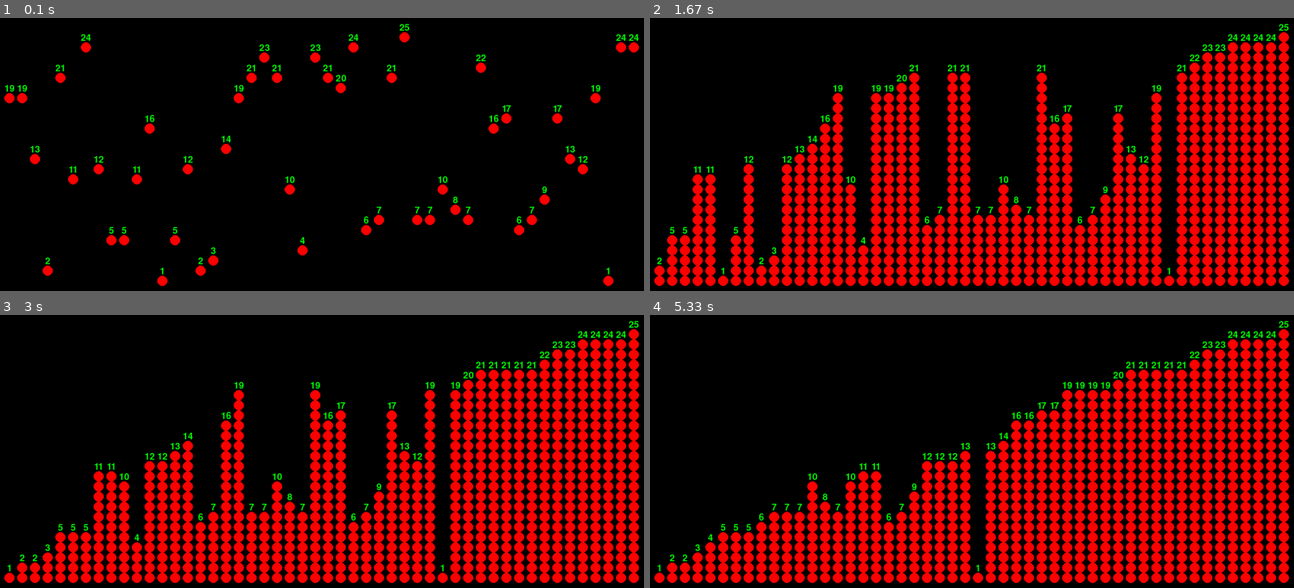
Above: before the commit, frames 1-4 (two rows, left to right).
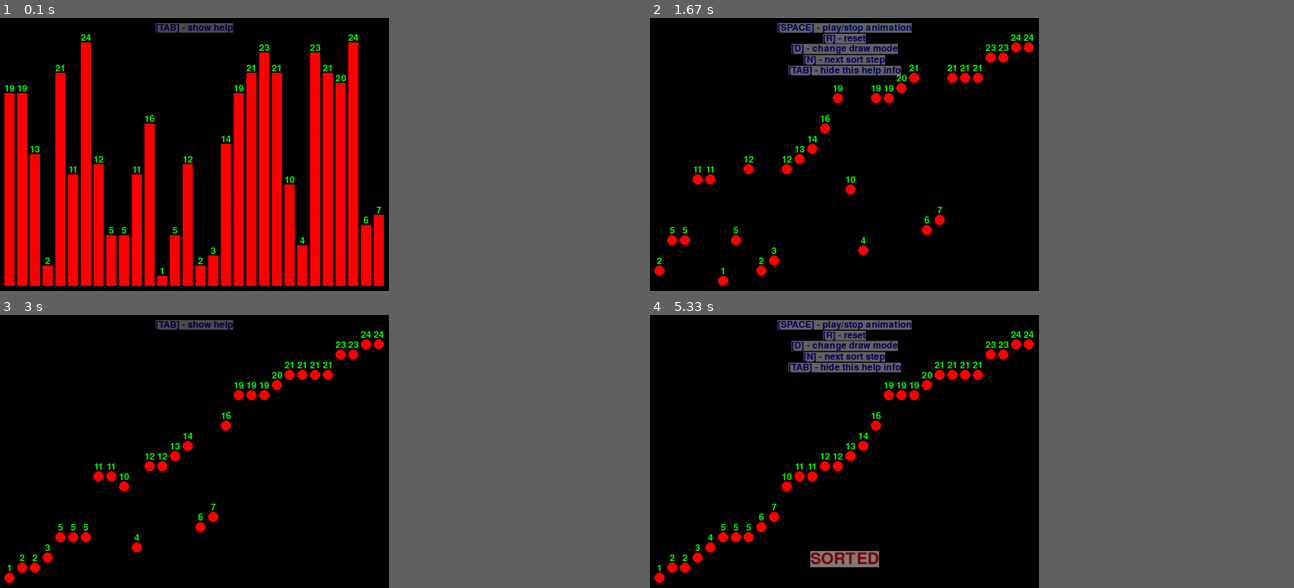
Above: after the commit, the same moments.

Repository: GitVladlen/pygamesortview
Game: pygame game, started from main.py
Two runs of this game, one before a commit and one after it. Both use one fixed random seed, a clock stepped at 60 frames per second and the inputs below.
Inputs:
- Up to frame 1 (0.1 s): no input
- Up to frame 2 (1.67 s): tap Space at 0.33 s; hold Tab 0.67-1.13 s; tap D at 1.17 s; hold Tab from 1.5 s (still down)
- Up to frame 3 (3 s): release Tab at 1.97 s
- Up to frame 4 (5.33 s): tap Tab at 3 s; tap Space at 4.33, 4.73, 5.03 s
In our replay, the window is 900x382 before the commit and 544x382 after it. These sizes can differ from the game's own. Grey fills any space a smaller window leaves; there, only what the larger window draws over its background counts as a difference.

The runs differ from the first frame. In frame 1, 26% of the frame differs, in the area x 0-100%, y 1-99%; in frame 2, 36%; in frame 3, 35%; in frame 4, 38%, in the area x 2-100%, y 1-99%.

Commit message:
Add texts

Diff:
--- a/main.py
+++ b/main.py
@@ -3,32 +3,34 @@
 
 range_min = 1
 range_max = 25
+elem_count = 30
 data_to_sort = []
 
 
 def calc_data():
     global data_to_sort
     data_to_sort = []
-    for _ in range(50):
+    for _ in range(elem_count):
         data_to_sort.append(random.randint(range_min, range_max))
 
-
-calc_data()
 
 # visualization of bubble sort
 import pygame
+
 pygame.init()
 
 rect_color = (255, 0, 0)
 text_color = (0, 255, 0)
 
-data_count = len(data_to_sort)
-max_value = max(data_to_sort)
+data_count = elem_count
+max_value = range_max
 
 font_height = 18
-font = pygame.font.Font('freesansbold.ttf', font_height)
-
-text = font.render(str(range_max), True, text_color)
+font_values = pygame.font.Font('freesansbold.ttf', font_height)
+font_info = pygame.font.Font('freesansbold.ttf', 18)
+font_sorted = pygame.font.Font('freesansbold.ttf', 32)
+
+text = font_values.render(str(range_max), True, text_color)
 textRect = text.get_rect()
 
 
@@ -37,7 +39,6 @@
 block_width = textRect.width
 block_gap = 5
 block_offset = block_width + block_gap
-# one_block_height = 5
 one_block_height = block_width
 border_offset = 10
 
@@ -45,8 +46,11 @@
 screen_height = one_block_height * max_value + 2 * border_offset + font_height
 
 screen = pygame.display.set_mode([screen_width, screen_height])
+pygame.display.set_caption('Sort view')
 
 is_pause = True
+is_sorted = False
+is_show_info = False
 
 clock = pygame.time.Clock()
 pygame.time.set_timer(pygame.USEREVENT, 200)
@@ -98,7 +102,7 @@
 draw_modes_dict = dict(draw_modes)
 print(draw_modes_dict)
 
-draw_mode = 'circle'
+draw_mode = 'rect'
 
 
 def next_draw_mode():
@@ -136,10 +140,12 @@
     pygame.draw.line(surface, color, translate_pos(start), translate_pos(end), width=width)
 
 
-def draw_text(surface, color, pos, value):
-    text = font.render(str(value), True, color)
+def draw_text(surface, color, pos, value, font, bgcolor=None, alpha=None):
+    text = font.render(str(value), True, color, bgcolor)
     textRect = text.get_rect()
     textRect.center = pos
+    if alpha is not None:
+        text.set_alpha(alpha)
     surface.blit(text, textRect)
 
 
@@ -154,29 +160,68 @@
         draw_elem(surface, rect_color, pos, n, x)
 
         text_pos = (start_x + block_offset * n + block_width / 2, start_y + x * one_block_height + text_y_offset)
-        draw_text(surface, text_color, translate_pos(text_pos), x)
+        draw_text(surface, text_color, translate_pos(text_pos), x, font_values)
 
 
 def step():
+    global is_sorted
+    if is_sorted:
+        return
+    has_swap = False
     for i in range(len(data_to_sort) - 1):
         if data_to_sort[i] > data_to_sort[i + 1]:
             temp = data_to_sort[i]
             data_to_sort[i] = data_to_sort[i+1]
             data_to_sort[i+1] = temp
+            has_swap = True
+    if not has_swap:  # means that we already have sorted list
+        is_sorted = True
 
 
 def update():
-    if not is_pause:
-        step()
+    if is_pause:
+        return
+
+    step()
 
 
 def reset():
+    global is_sorted
+    is_sorted = False
     calc_data()
 
+
+def draw_info_text(surface):
+    if is_show_info:
+        info = [
+            "[SPACE] - play/stop animation",
+            "[R] - reset",
+            "[D] - change draw mode",
+            "[N] - next sort step",
+            "[TAB] - hide this help info"
+        ]
+        for n, text_value in enumerate(info):
+            pos = (screen_width / 2,
+                   screen_height - border_offset - font_info.get_height() / 2 - (font_info.get_height() + 3) * n)
+            draw_text(surface, (0, 0, 255), translate_pos(pos), text_value, font_info, (255, 255, 255), 100)
+    else:
+        pos = (screen_width / 2,
+               screen_height - border_offset - font_info.get_height() / 2)
+        draw_text(surface, (0, 0, 255), translate_pos(pos), "[TAB] - show help", font_info, (255, 255, 255), 75)
+
+
+def draw_sorted_text(surface):
+    if not is_sorted:
+        return
+
+    pos = (screen_width / 2, block_offset + font_sorted.get_height())
+    draw_text(surface, (255, 0, 0), translate_pos(pos), "SORTED", font_sorted, (255, 255, 255), 127)
+
+
+reset()
 
 running = True
 while running:
-    # Did the user click the window close button?
     for event in pygame.event.get():
         if event.type == pygame.QUIT:
             running = False
@@ -191,9 +236,16 @@
                 is_pause = not is_pause
             if event.key == pygame.K_d:
                 next_draw_mode()
-
+            if event.key == pygame.K_TAB:
+                is_show_info = not is_show_info
+
+    # draw black background
     screen.fill((0, 0, 0))
+
+    # draw list elements
     draw_data(screen, rect_color, text_color, (border_offset, border_offset), data_to_sort)
+    draw_info_text(screen)
+    draw_sorted_text(screen)
 
     pygame.display.flip()
     clock.tick(60)
